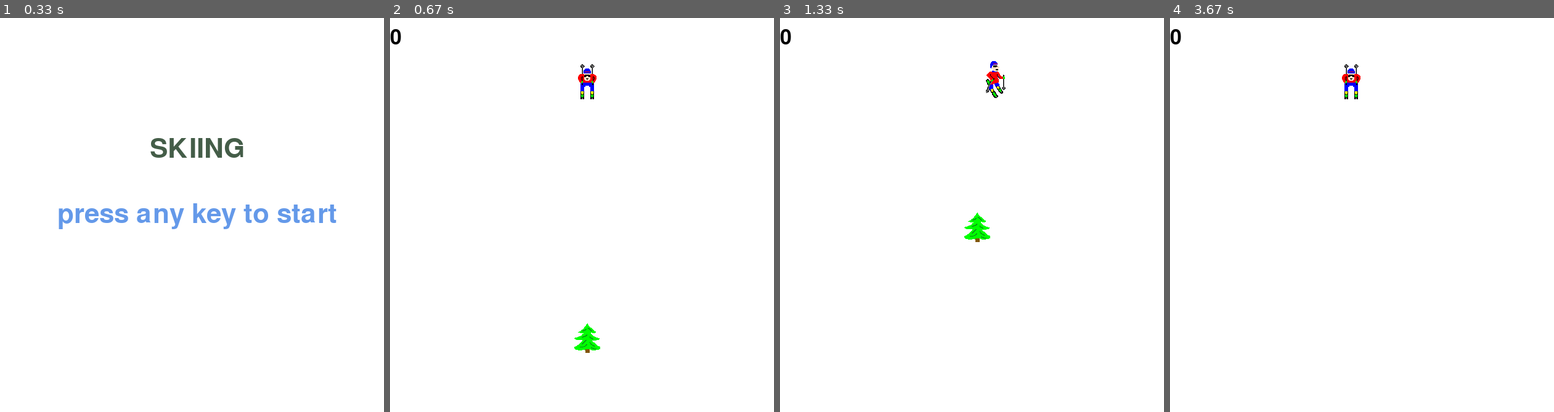
Above: before the commit, frames 1-4 (left to right).
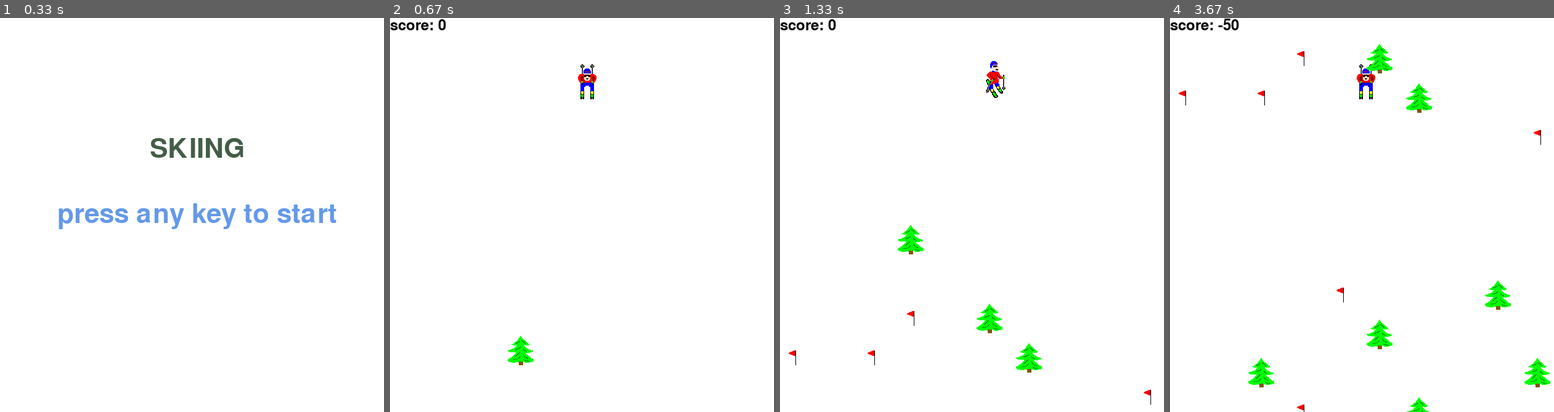
Above: after the commit, the same moments.

Repository: JunhongChen666/pygame-collection
Game: pygame game, started from skiing/game.py
The game is run twice, just before and just after one commit, with the same random seed, the same clock (stepped at 60 frames per second) and the same inputs.
Inputs:
- Up to frame 1 (0.33 s): no input
- Up to frame 2 (0.67 s): hold Right from 0.33 s (still down)
- Up to frame 3 (1.33 s): release Right at 0.8 s; hold Right 0.83-1.3 s
- Up to frame 4 (3.67 s): hold Left 1.33-1.87 s; hold Left 1.9-2.3 s; hold Right 2.33-2.97 s; hold Left 3-3.47 s; hold D from 3.5 s (still down)

Frame 1 is identical in both runs. In frame 2, 0.8% of the frame differs, in the area x 0-55%, y 0-89%; in frame 3, 1.4%; in frame 4, 2.6%, in the area x 0-100%, y 0-100%.

Commit message:
skiing game done

Diff:
--- /dev/null
+++ b/skiing/cfg.py
@@ -0,0 +1,18 @@
+import pygame
+import os
+
+WHITE = (255, 255, 255)
+BLACK = (0, 0, 0)
+GREEN = (68, 93, 72)
+BLUE = (100, 153, 233)
+
+PLAYER_IMG_1 = pygame.image.load(os.path.join(os.getcwd(), 'images/skier_forward.png'))
+PLAYER_IMG_2 = pygame.image.load(os.path.join(os.getcwd(), 'images/skier_right1.png'))
+PLAYER_IMG_3 = pygame.image.load(os.path.join(os.getcwd(), 'images/skier_right2.png'))
+PLAYER_IMG_4 = pygame.image.load(os.path.join(os.getcwd(), 'images/skier_fall.png'))
+PLAYER_IMG_5 = pygame.image.load(os.path.join(os.getcwd(), 'images/skier_left2.png'))
+PLAYER_IMG_6 = pygame.image.load(os.path.join(os.getcwd(), 'images/skier_left1.png'))
+PLAYER_IMGS = [PLAYER_IMG_1,PLAYER_IMG_2,PLAYER_IMG_3,PLAYER_IMG_4,PLAYER_IMG_5,PLAYER_IMG_6]
+
+TREE_IMG = pygame.image.load(os.path.join(os.getcwd(), 'images/tree.png'))
+FLAG_IMG = pygame.image.load(os.path.join(os.getcwd(), 'images/flag.png'))
--- a/skiing/game.py
+++ b/skiing/game.py
@@ -1,39 +1,14 @@
 import pygame
 import os
-
-pygame.init()
-WIDTH = 640
-HEIGHT = 640
-#create a game window with a specific width and height
-screen = pygame.display.set_mode((WIDTH, HEIGHT))
-#create a name for the window
-pygame.display.set_caption("skiing")
-#define clock
-clock = pygame.time.Clock()
-
-WHITE = (255, 255, 255)
-BLACK = (0, 0, 0)
-GREEN = (68, 93, 72)
-BLUE = (100, 153, 233)
-
-PLAYER_IMG_1 = pygame.image.load(os.path.join(os.getcwd(), 'images/skier_forward.png'))
-PLAYER_IMG_2 = pygame.image.load(os.path.join(os.getcwd(), 'images/skier_right1.png'))
-PLAYER_IMG_3 = pygame.image.load(os.path.join(os.getcwd(), 'images/skier_right2.png'))
-PLAYER_IMG_4 = pygame.image.load(os.path.join(os.getcwd(), 'images/skier_fall.png'))
-PLAYER_IMG_5 = pygame.image.load(os.path.join(os.getcwd(), 'images/skier_left2.png'))
-PLAYER_IMG_6 = pygame.image.load(os.path.join(os.getcwd(), 'images/skier_left1.png'))
-PLAYER_IMGS = [PLAYER_IMG_1,PLAYER_IMG_2,PLAYER_IMG_3,PLAYER_IMG_4,PLAYER_IMG_5,PLAYER_IMG_6]
-
-TREE_IMG = pygame.image.load(os.path.join(os.getcwd(), 'images/tree.png'))
-FLAG_IMG = pygame.image.load(os.path.join(os.getcwd(), 'images/flag.png'))
-
-#print score
-score = 0
-scoreFont = pygame.font.Font(None, 50)
-def drawScore(score):
-    score = str(score)
-    score_text = scoreFont.render(score, True, BLACK, WHITE)
-    screen.blit(score_text, (0, 15))
+from cfg import *
+import random
+import time
+
+
+def drawScore(screen, scoreFont, score):
+    score = "score: "+str(score)
+    score_text = scoreFont.render(score, True, BLACK)
+    screen.blit(score_text, (0, 0))
 
 class Skier(pygame.sprite.Sprite):
     def __init__(self, x, y, images):
@@ -63,14 +38,16 @@
 
     def set_fall(self):
         self.image = self.images[3]
+        self.rect = self.image.get_rect(center=self.rect.center)
 
 
     def set_forward(self):
         self.image = self.images[0]
         self.direction = 0
         self.speed = [self.direction, 6-abs(self.direction)*2]
-
-    def draw(self):
+        self.rect = self.image.get_rect(center=self.rect.center)
+
+    def draw(self, screen):
         screen.blit(self.image, self.rect)
 
 class Obstacle(pygame.sprite.Sprite):
@@ -79,30 +56,54 @@
         self.image = image
         self.rect = self.image.get_rect(center = (x, y))
         self.type = type
-
+        self.passed = False
 
     def move(self, speed):
         self.rect.centery = self.rect.centery-speed
 
-    def draw(self):
+    def draw(self,screen):
         screen.blit(self.image, self.rect)
 
-def create_obstacles():
+def create_obstacles(round, num = 10):
     obstacles = pygame.sprite.Group()
-    obstacle = Obstacle(WIDTH/2, HEIGHT, TREE_IMG, "tree")
-    obstacles.add(obstacle)
+    locations = []
+    if round ==1:
+        s = 0
+        e = 9
+    else:
+        s = 10
+        e = 19
+    for i in range(num):
+        row = random.randint(s, e)
+        col = random.randint(0, 9)
+        x, y = (col * 64 + 20, row * 64 + 20)
+        if (x, y) not in locations:
+            locations.append((x, y))
+            type = None
+            IMG = None
+            if random.randint(0, 1) == 1:
+                type = 1
+                IMG = TREE_IMG
+            else:
+                type = 0
+                IMG = FLAG_IMG
+            obstacle = Obstacle(x, y, IMG, type)
+            obstacles.add(obstacle)
     return obstacles
 
-
-
-
-
+def combine_obstacles(obstacles1, obstacles2):
+    obstacles = pygame.sprite.Group()
+    for obstacle in obstacles1:
+        obstacles.add(obstacle)
+    for obstacle in obstacles2:
+        obstacles.add(obstacle)
+    return obstacles
 
 
 '''
 start interface
 '''
-def show_start_interface():
+def show_start_interface(screen, WIDTH):
     while True:
         for event in pygame.event.get():
             if event.type == pygame.QUIT:
@@ -123,36 +124,87 @@
         screen.blit(content, content_rect)
         pygame.display.update()
 
-
-show_start_interface()
-obstacles = create_obstacles()
-skier = Skier(WIDTH/2, 100, PLAYER_IMGS)
-distance = 0
-running = True
-while running:
-    clock.tick(60)
-    for event in pygame.event.get():
-        if event.type == pygame.QUIT:
-            running = False
-        elif event.type == pygame.KEYDOWN:
-            if event.key == pygame.K_a or event.key == pygame.K_LEFT:
-                skier.turn(-1)
-            elif event.key == pygame.K_d or event.key == pygame.K_RIGHT:
-                skier.turn(1)
-    screen.fill(WHITE)
-    skier.move()
-    skier.draw()
-    speed = skier.speed[1]
-    print(speed)
-    for obstacle in obstacles:
-        obstacle.move(speed)
-        obstacle.draw()
-
-
-
-
-
-    drawScore(score)
-    pygame.display.update()
-
-pygame.quit()
+def redraw_screen(screen, skier, obstacles, scoreFont, score):
+        screen.fill(WHITE)
+        skier.draw(screen)
+        for obstacle in obstacles:
+            if not (obstacle.type == 0 and obstacle.passed):
+                obstacle.draw(screen)
+        drawScore(screen, scoreFont, score)
+        pygame.display.update()
+
+
+def main():
+    pygame.init()
+    WIDTH = 640
+    HEIGHT = 640
+    #create a game window with a specific width and height
+    screen = pygame.display.set_mode((WIDTH, HEIGHT))
+    #create a name for the window
+    pygame.display.set_caption("skiing")
+    #define clock
+    clock = pygame.time.Clock()
+    #print score
+    score = 0
+    scoreFont = pygame.font.Font(None, 35)
+    show_start_interface(screen, WIDTH)
+    obstacles1 = pygame.sprite.Group()
+    obstacles2 = create_obstacles(2)
+    obstacles = combine_obstacles(obstacles1, obstacles2)
+    skier = Skier(WIDTH/2, 100, PLAYER_IMGS)
+    distance = 0
+    flag = True
+    running = True
+    while running:
+        clock.tick(60)
+        for event in pygame.event.get():
+            if event.type == pygame.QUIT:
+                running = False
+            elif event.type == pygame.KEYDOWN:
+                if event.key == pygame.K_a or event.key == pygame.K_LEFT:
+                    skier.turn(-1)
+                elif event.key == pygame.K_d or event.key == pygame.K_RIGHT:
+                    skier.turn(1)
+        skier.move()
+        speed = skier.speed[1]
+        distance = distance + speed
+        if distance>=640 and flag:
+            flag = not flag
+            obstacles1 = create_obstacles(2)
+            obstacles = combine_obstacles(obstacles1, obstacles2)
+        if distance>=1280 and not flag:
+            flag = not flag
+            obstacles2 = create_obstacles(2)
+            obstacles = combine_obstacles(obstacles1, obstacles2)
+            distance = distance-1280
+        for obstacle in obstacles:
+            obstacle.move(speed)
+
+        #collision detection
+        hit_obstacles = pygame.sprite.spritecollide(skier, obstacles, False)
+
+        # when collisions happen, it will do the following things
+        for obstacle in hit_obstacles:
+
+            if obstacle.type == 0 and not obstacle.passed:
+                obstacle.passed = True
+                score +=10
+                obstacles.remove(obstacle)
+                redraw_screen(screen, skier, obstacles, scoreFont, score)
+
+            if obstacle.type == 1 and not obstacle.passed:
+                obstacle.passed = True
+                skier.set_fall()
+                score -=50
+                redraw_screen(screen, skier, obstacles, scoreFont, score)
+                pygame.time.delay(1000)
+                skier.set_forward()
+            break
+
+        redraw_screen(screen, skier, obstacles, scoreFont, score)
+
+    pygame.quit()
+
+
+if __name__=="__main__":
+    main()
--- /dev/null
+++ b/skiing/test.py
@@ -0,0 +1,8 @@
+import random
+
+
+print(random.randint(0, 1))
+list = [(1,2), (2,3)]
+
+if (1,2) in list:
+    print("s")
